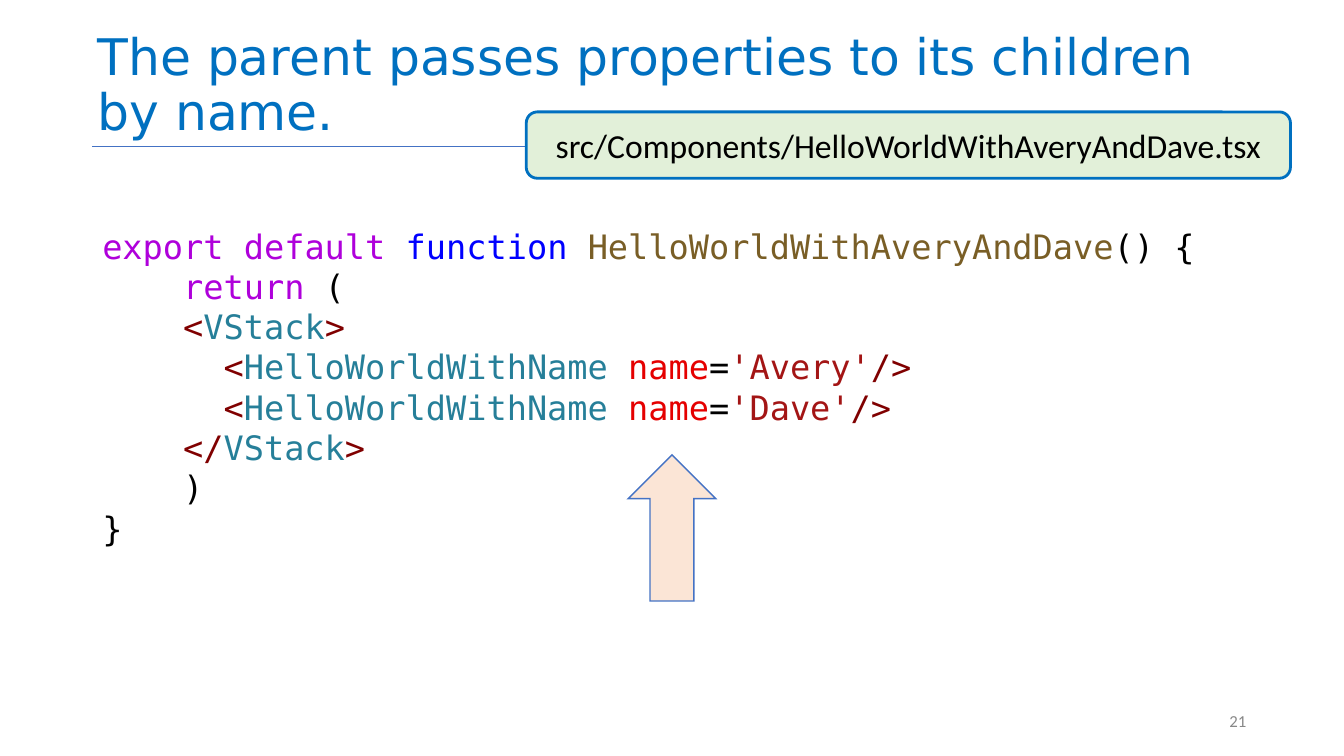
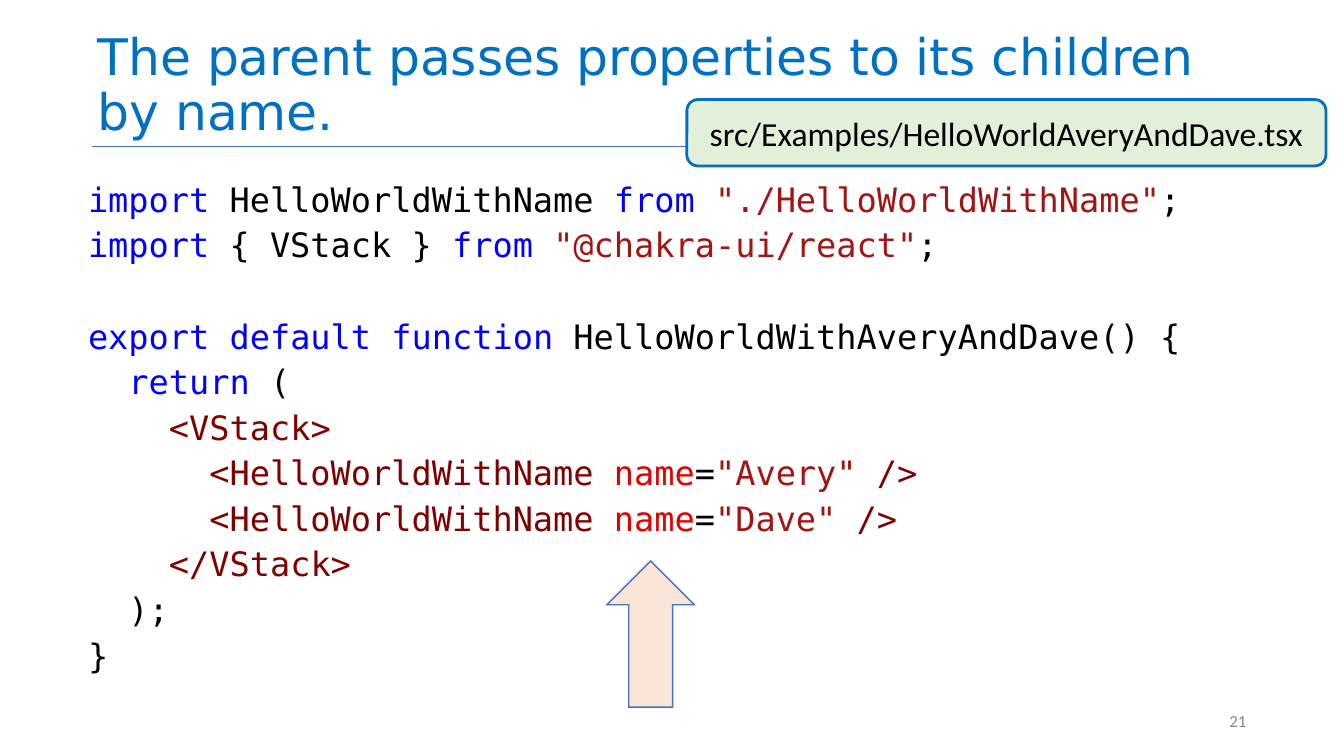
Before and after one commit to neu-se/CS4530-Fall-2026, a slide deck: slide 21 of Slides/Module 05 React Basics.pptx. Drawn at 1344x756 pixels with LibreOffice and Linux fonts; fonts in the diff are those of the drawing. Boxes give left, top, right and bottom in pixels: in the first picture for what was removed or moved away, otherwise in the second. Text is boxed around its words. In the diff, an @@ line names an element or a change of style, - is before the commit and + after.

```diff
--- a/Slides/Module 05 React Basics.pptx
+++ b/Slides/Module 05 React Basics.pptx
@@ rounded rectangle "src/Examples/HelloWorldAveryAndDave.tsx": place and size @@
-rounded rectangle "src/Examples/HelloWorldAveryAndDave.tsx" at (526, 112, 1291, 178)
+rounded rectangle "src/Examples/HelloWorldAveryAndDave.tsx" at (687, 100, 1326, 166)
@@ text in rounded rectangle at (710, 122, 1303, 152): text changed @@
-src/Components/HelloWorldWithAveryAndDave.tsx
+src/Examples/HelloWorldAveryAndDave.tsx
@@ text at (88, 186, 1180, 579): text changed @@
-)
+);
@@ text "import HelloWorldWithName from "./HelloWorldWithName";": place and size @@
-text "import HelloWorldWithName from "./HelloWorldWithName";" at (102, 233, 1154, 463)
+text "import HelloWorldWithName from "./HelloWorldWithName";" at (88, 186, 1180, 579)
@@ text at (88, 186, 1180, 264): paragraphs added @@
+import HelloWorldWithName from "./HelloWorldWithName";
+import { VStack } from "@chakra-ui/react";
@@ text at (88, 323, 1139, 579): text colour #AF00DB to #0000FF in "export default", "return"; text colour #795E26 to #000000 in "HelloWorldWithAveryAndDave()"; text colour #267F99 to #800000 in "<VStack>", "</VStack>"; line spacing 1 to 1.13 @@
@@ text at (209, 459, 857, 532): text changed; text colour #267F99 to #800000 @@
-<HelloWorldWithName name='Avery'/>
-<HelloWorldWithName name='Dave'/>
+<HelloWorldWithName name="Avery" />
+<HelloWorldWithName name="Dave" />
@@ up arrow: place and size @@
-up arrow at (628, 455, 716, 601)
+up arrow at (607, 562, 695, 708)
```
Also in this commit, not shown: 14 other slides changed, 3 other files.
